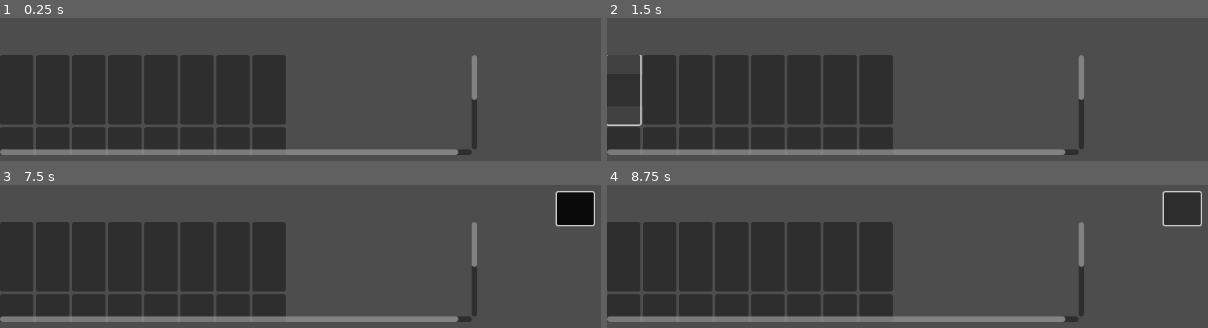
Above: before the commit, frames 1-4 (two rows, left to right).
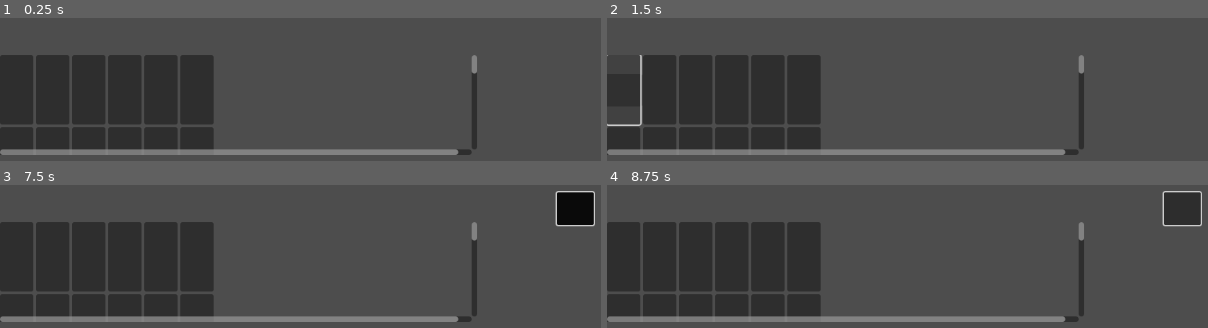
Above: after the commit, the same moments.

Repository: RavenRandomz/nasa-hackthon-2025
Game: Godot game, scene res://level/editor/editor.tscn
Same seed, same stepped clock (60 frames per second), same inputs: the game is played once before the commit and once after it. The project has no main scene, so this scene is started directly.
Inputs (mouse positions are in pixels of both pictures, inside the frame that each line leads up to):
- Up to frame 1 (0.25 s): no input
- Up to frame 2 (1.5 s): click (625, 89) at 0.52 s; click (625, 89) at 1.25 s
- Up to frame 3 (7.5 s): click (18, 256) at 2.02 s; click (18, 256) at 2.75 s; click (18, 256) at 3.52 s; click (18, 256) at 4.27 s; click (18, 256) at 5 s; click (18, 256) at 5.77 s; click (18, 256) at 6.52 s; tap Enter at 7.25, 7.35 s; move the mouse to (576, 207) at 7.27 s; click (576, 207) at 7.42 s
- Up to frame 4 (8.75 s): click (1183, 207) at 8.02 s

The runs differ from the first frame. In frame 1, 7.1% of the frame differs, in the area x 36-80%, y 25-92%; in frame 2, 7.1%; in frame 3, 7.1%; in frame 4, 7.1%.

Commit message:
feat(editor): Add storage module

Diff:
--- a/level/editor/editor.tscn
+++ b/level/editor/editor.tscn
@@ -1,7 +1,9 @@
-[gd_scene load_steps=3 format=3 uid="uid://bixf7sjfjfthx"]
+[gd_scene load_steps=5 format=3 uid="uid://bixf7sjfjfthx"]
 
 [ext_resource type="PackedScene" uid="uid://dl5vui1jt6o1w" path="res://scene/draggable_spawner/draggable_spawner.tscn" id="1_imcdt"]
 [ext_resource type="PackedScene" uid="uid://euxoeushywk8" path="res://scene/draggable/draggable.tscn" id="2_mj62l"]
+[ext_resource type="Texture2D" uid="uid://0tyirppikmjk" path="res://image/rect1153-3-7.png" id="3_mrg5r"]
+[ext_resource type="PackedScene" uid="uid://cgscuef0vujkm" path="res://scene/module/basic_storage/basic_storage.tscn" id="4_ij8cb"]
 
 [node name="Editor" type="Control"]
 layout_mode = 3
@@ -231,7 +233,8 @@
 
 [node name="DraggableSpawner8" parent="VSplitContainer/ScrollContainer/HFlowContainer2/HFlowContainer4/MarginContainer" node_paths=PackedStringArray("_spawn_into") instance=ExtResource("1_imcdt")]
 layout_mode = 2
-_scene_to_spawn = ExtResource("2_mj62l")
+icon = ExtResource("3_mrg5r")
+_scene_to_spawn = ExtResource("4_ij8cb")
 _spawn_into = NodePath("../../../../../Shipspace")
 
 [node name="MarginContainer3" type="MarginContainer" parent="VSplitContainer/ScrollContainer/HFlowContainer2/HFlowContainer4"]
